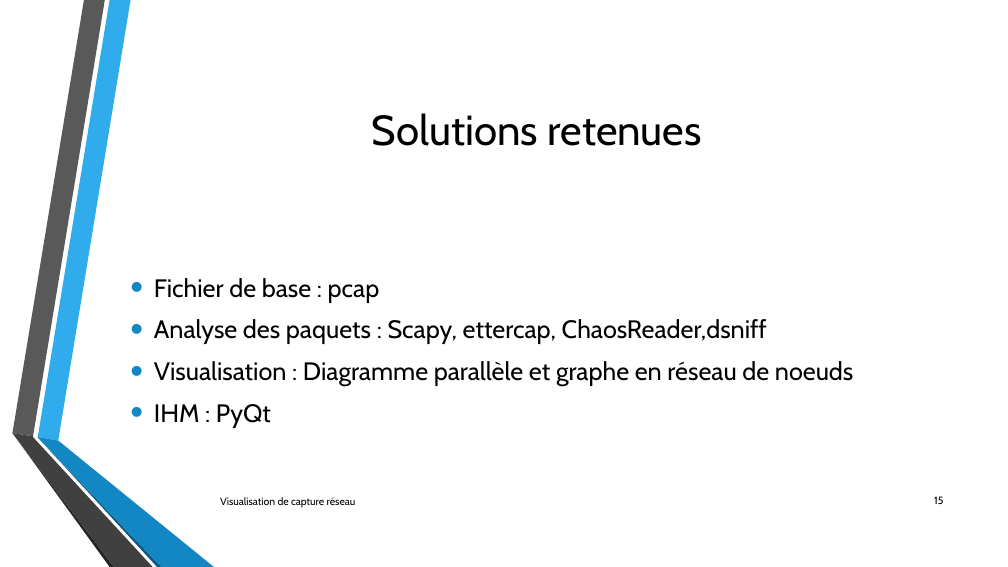
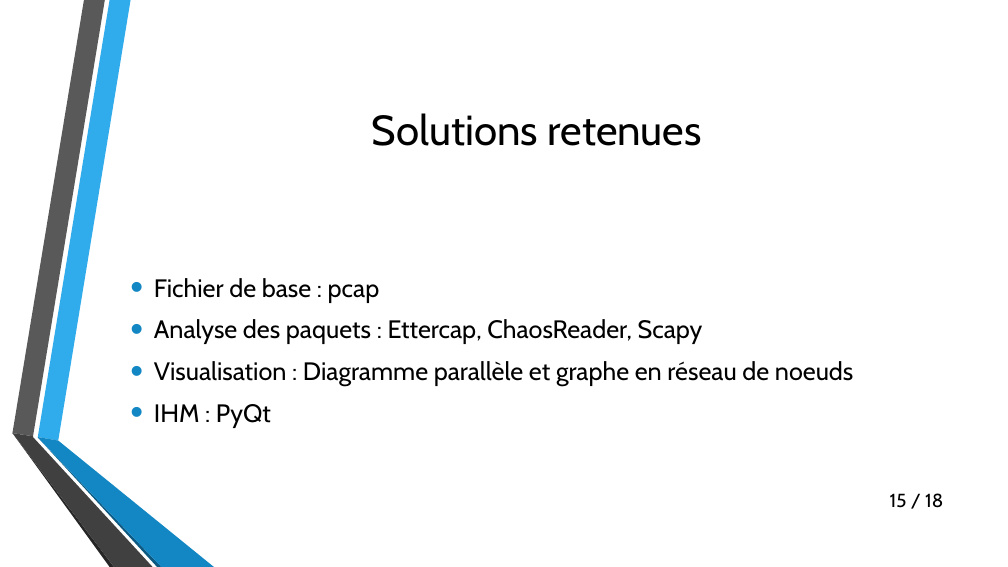
Before and after one commit to lechinoix/Pcap-visualization-project, a slide deck: slide 15 of Présentation de mi-projet/Outils de visualisation de capture réseau.pptx. Drawn at 1008x567 pixels with LibreOffice and Linux fonts; fonts in the diff are those of the drawing; background and template pictures are left out. Boxes give left, top, right and bottom in pixels: in the first picture for what was removed or moved away, otherwise in the second. Text is boxed around its words. In the diff, an @@ line names an element or a change of style, - is before the commit and + after.

```diff
--- a/Présentation de mi-projet/Outils de visualisation de capture réseau.pptx
+++ b/Présentation de mi-projet/Outils de visualisation de capture réseau.pptx
@@ text at bbox=[154, 319, 703, 344]: text changed @@
-• Analyse des paquets : Scapy, ettercap, ChaosReader,dsniff
+• Analyse des paquets : Ettercap, ChaosReader, Scapy
@@ text removed at bbox=[220, 497, 356, 508] @@
-Visualisation de capture réseau
@@ text at bbox=[890, 493, 943, 508]: text changed; size 10 to 18 pt @@
-15
+15 / 18
```
Also in this commit, not shown: 15 other slides changed, 2 slides added, 1 slide removed.
